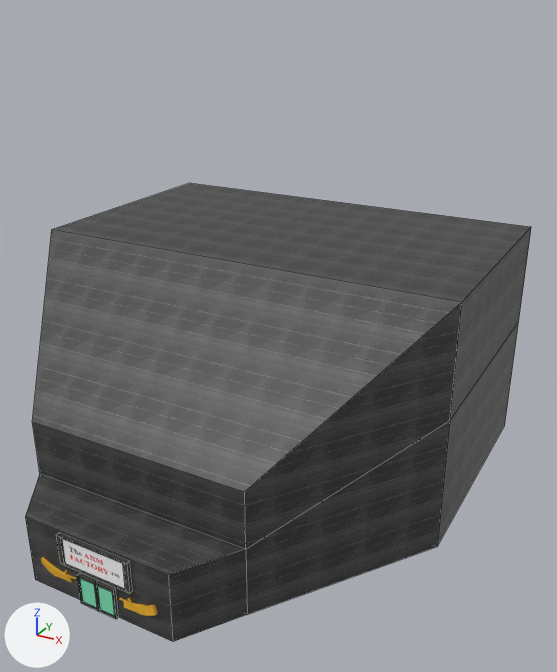
The Blender file Assets/Models/Arm Factory.blend as it was, and as the next commit left it.
Rendered twice from a 50 mm camera at (20.4, -21.6, 25.6) aimed at (2.3, 11.2, 9.2). Every picture has the same lights, and +X, +Y and +Z are marked at lower left. Mesh edges are drawn as thin lines on the coarser meshes.
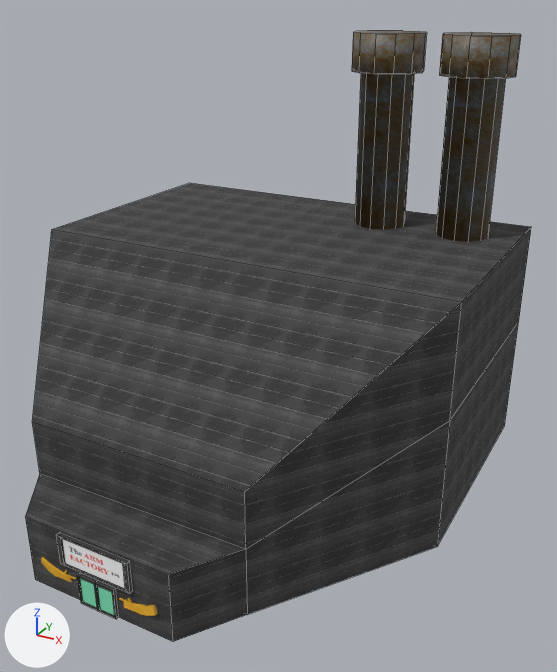
What differs and where, as boxes (x1, y1, x2, y2) in the pictures (557 x 672 px):
```json
{"object": "Cube", "change": "surface changed", "before": [32, 183, 531, 594], "after": [32, 183, 531, 594]}
{"object": "Cylinder.001", "change": "added", "after": [436, 32, 521, 242], "faces in mat_rust (picture img_metal_rust_png)": [439, 34, 521, 79]}
{"object": "Cylinder", "change": "added", "after": [352, 31, 427, 230], "faces in mat_rust (picture img_metal_rust_png)": [352, 32, 427, 74]}
```

The change, as JSON lines over the scene's bpy script:
```json
{"op": "add", "block": "img_metal_rust_png", "code": ["img_metal_rust_png = load_image('metal_rust.png', '../Textures/Terrain/metal_rust.png', 256, 256, 'sRGB')"]}
{"op": "set", "path": "mat_material.roughness", "old": "0.5", "new": "1.0"}
{"op": "add", "block": "mat_rust", "code": ["mat_rust = principled_material('rust')", "mat_rust.texture = img_metal_rust_png"]}
{"op": "add", "block": "me_cylinder", "code": ["me_cylinder = bpy.data.meshes.new('Cylinder')", "me_cylinder.from_pydata(...)  # 48 vertices, 38 faces; spans x -2.0..2.0, y -2.0..2.0, z -1.0..10.0", "me_cylinder.polygons.foreach_set('use_smooth', [True] * 38)", "# faces by material slot: [14, 24]", "me_cylinder.materials.append(mat_rust)  # picture img_metal_rust_png", "me_cylinder.materials.append(mat_rust)  # picture img_metal_rust_png"]}
{"op": "add", "block": "ob_cylinder_001", "code": ["ob_cylinder_001 = bpy.data.objects.new('Cylinder.001', me_cylinder)", "ob_cylinder_001.location = (9.0, 20.73, 22.9)", "ob_cylinder_001.rotation_euler = (0.0, -3.142, 0.0)  # degrees (0, -180, 0)"]}
{"op": "add", "block": "ob_cylinder", "code": ["ob_cylinder = bpy.data.objects.new('Cylinder', me_cylinder)", "ob_cylinder.location = (4.0, 20.73, 22.9)", "ob_cylinder.rotation_euler = (0.0, -3.142, 0.0)  # degrees (0, -180, 0)"]}
```
